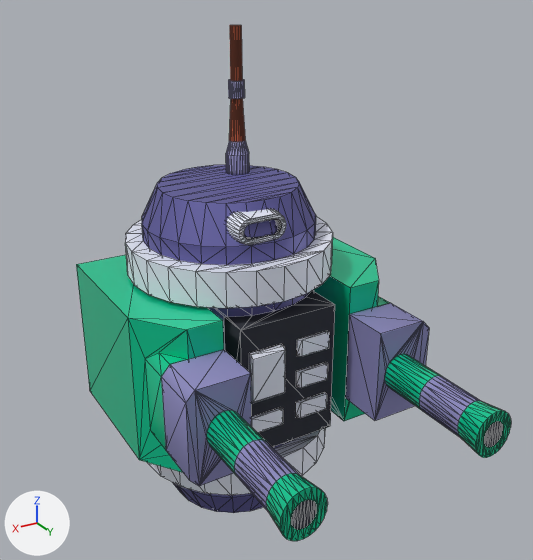
A saved change to the glTF model assets/droid.glb.
Before and after are seen from a 50 mm camera at (0.97, 2.49, 1.07) aimed at (-0.16, 0.61, 0.13). The axes (+X, +Y, +Z) are drawn at lower left. The lights are the same throughout. Mesh edges are drawn as thin lines. Vertices at the same position are counted once.

The older version as bpy lines, for what is in view:
```python
me_mesh_0 = bpy.data.meshes.new('Mesh_0')
me_mesh_0.from_pydata(...)  # 982 vertices, 2050 faces; spans x -0.4..0.4, y 0.3..1.49, z -0.5..0.91
# faces by material slot: [376, 204, 140, 506, 396, 142, 286]
me_mesh_0.materials.append(mat_metalgreen_clone)  # green #0cd89f
me_mesh_0.materials.append(mat_metal_clone)  # blue #9491c4
me_mesh_0.materials.append(mat_dark_clone)  # dark grey #393c46
me_mesh_0.materials.append(mat_defaultmat_clone)  # white #eff3ff
me_mesh_0.materials.append(mat_metaldark_clone)  # blue #6663a5
me_mesh_0.materials.append(mat_wood_clone)  # orange #d66f4e
me_mesh_0.materials.append(mat_metallight_clone)  # blue #b2afdd
ob_mergedblocks_clone = bpy.data.objects.new('mergedBlocks(Clone)', me_mesh_0)
ob_mergedblocks_clone.location = (0.0, 0.0, 0.0)
```
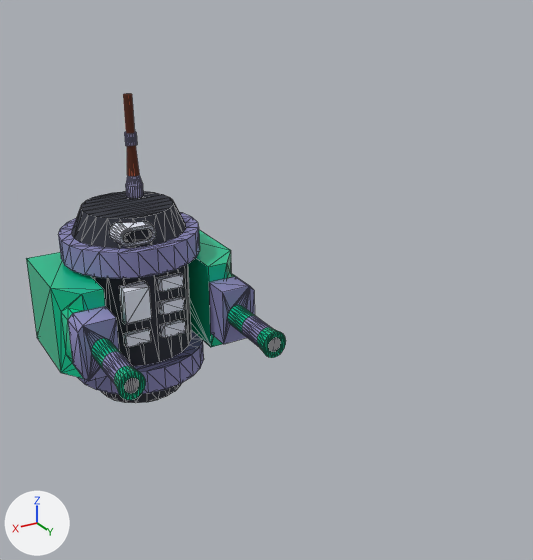
Diff of the bpy script that builds the scene:
```diff
--- a/assets/droid.glb.py
+++ b/assets/droid.glb.py
@@ me_mesh_0 @@
 # used by ob_mergedblocks_clone; location = (0.0, 0.0, 0.0)
-me_mesh_0.from_pydata(...)  # 982 vertices, 2050 faces; spans x -0.4..0.4, y 0.3..1.49, z -0.5..0.91
+me_mesh_0.from_pydata(...)  # 924 vertices, 1800 faces; spans x -0.374..0.374, y -0.482..0.482, z -0.603..0.603
+# me_mesh_0 part 1: the loose piece of 216 vertices spanning x -0.102..-0.033, y 0.568..0.633, z 0.42..0.91 is moved by (0.0, -0.875, -0.307)
+# me_mesh_0 part 2: the loose piece of 104 vertices spanning x -0.034..0.134, y 0.87..0.946, z 0.398..0.482 is moved by (0.0, -0.905, -0.297)
+# me_mesh_0 part 3: the loose piece of 8 vertices spanning x -0.125..-0.025, y 1.0..1.01, z -0.125..-0.075 is scaled about its middle by (1, 2.39, 1), then moved by (0.01, -0.958, 0.033)
+# me_mesh_0 part 4: the loose piece of 12 vertices spanning x 0.025..0.125, y 1.0..1.02, z -0.025..0.125 is scaled about its middle by (1, 2.39, 1), then moved by (0.01, -0.951, -0.167)
+# me_mesh_0 part 5: a new loose piece, a box spanning x 0.035..0.135, y 0.035..0.059, z -0.292..-0.242, in mat_defaultmat_clone (white #eff3ff)
+# me_mesh_0 part 6: the loose piece of 8 vertices spanning x -0.125..-0.025, y 1.0..1.01, z -0.025..0.025 is scaled about its middle by (1, 2.39, 1), then moved by (0.01, -0.958, -0.167)
+# me_mesh_0 part 7: the loose piece of 8 vertices spanning x -0.125..-0.025, y 1.0..1.01, z 0.075..0.125 is scaled about its middle by (1, 2.39, 1), then moved by (0.01, -0.958, -0.367)
+# me_mesh_0 part 8: a new loose piece of 240 vertices spanning x -0.275..0.275, y -0.455..0.095, z -0.603..0.198
+# me_mesh_0 part 9: a new loose piece of 132 vertices spanning x 0.212..0.354, y 0.085..0.482, z -0.309..-0.086
+# me_mesh_0 part 10: a new loose piece of 132 vertices spanning x -0.354..-0.212, y 0.085..0.482, z -0.309..-0.086
+# me_mesh_0 part 11: a new loose piece of 28 vertices spanning x 0.212..0.374, y -0.482..0.085, z -0.376..-0.019
+# me_mesh_0 part 12: a new loose piece of 28 vertices spanning x -0.374..-0.212, y -0.482..0.085, z -0.376..-0.019
+# me_mesh_0 part 13: the loose piece of 8 vertices spanning x 0.025..0.125, y 1.0..1.01, z -0.125..-0.075 is deleted
+# me_mesh_0 part 14: 618 vertices removed from x -0.4..0.4, y 0.3..1.49, z -0.5..0.5
 me_mesh_0.materials.append(mat_metalgreen_clone)
@@ me_mesh_0 @@
 me_mesh_0.materials.append(mat_defaultmat_clone)
-me_mesh_0.materials.append(mat_metaldark_clone)  # blue #6663a5
 me_mesh_0.materials.append(mat_wood_clone)
```

Where the change shows, as pixel boxes (x1, y1, x2, y2) in the pictures (533 x 560 px; the box of a moved part takes in the faces that stretch with it):
'mergedBlocks(Clone)', reshaped (40% narrower, 40% shorter): before (76, 25, 511, 541); after (26, 94, 286, 403)
part 1 of me_mesh_0, moved or reshaped: before (226, 25, 249, 174); after (123, 94, 143, 198)
part 2 of me_mesh_0, moved or reshaped: before (227, 209, 286, 245); after (109, 222, 156, 247)
part 3 of me_mesh_0, moved or reshaped: before (296, 393, 327, 418); after (158, 273, 183, 291)
part 4 of me_mesh_0, moved or reshaped: before (249, 344, 285, 404); after (119, 281, 151, 324)
part 5 of me_mesh_0, added: after (123, 328, 151, 348)
part 6 of me_mesh_0, moved or reshaped: before (296, 362, 328, 388); after (160, 296, 185, 315)
part 7 of me_mesh_0, moved or reshaped: before (297, 331, 329, 356); after (161, 319, 186, 338)
part 8 of me_mesh_0, added: after (58, 191, 204, 403)
part 9 of me_mesh_0, added (blue): after (68, 306, 146, 400)
part 10 of me_mesh_0, added (blue): after (209, 276, 286, 358)
part 11 of me_mesh_0, added: after (26, 252, 105, 379)
part 12 of me_mesh_0, added: after (188, 230, 235, 347)
part 13 of me_mesh_0, deleted: before (251, 407, 283, 433)
part 14 of me_mesh_0, deleted: before (76, 165, 511, 541)
